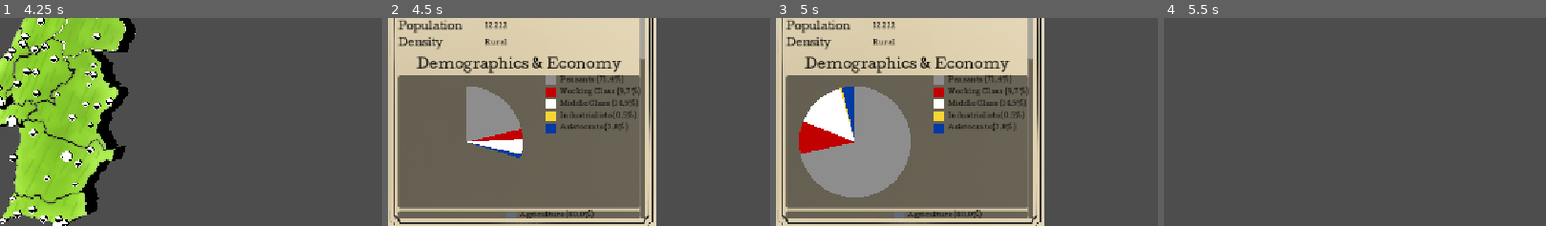
Above: before the commit, frames 1-4 (left to right).
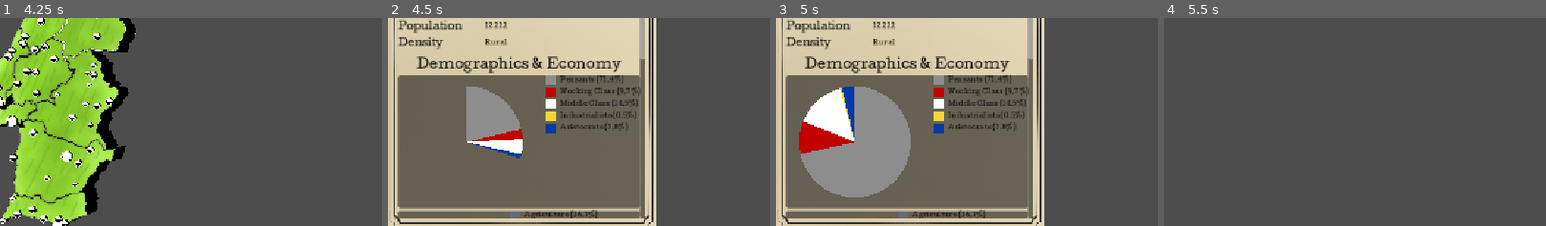
Above: after the commit, the same moments.

Repository: Rleite21/To-Govern-a-Storm--PROPER-
Game: Godot game, scene res://tscn/Portugal Map.tscn
Two runs of this game, one before a commit and one after it. Both use one fixed random seed, a clock stepped at 60 frames per second and the inputs below.
Inputs (mouse positions are % of the whole screen's width and height, from its top left):
- Up to frame 1 (4.25 s): tap Enter at 0.5, 2.75 s; move the mouse to (72, 46) at 0.52 s; hold D 0.53-1.28 s; hold Q 0.53-1.28 s; click (72, 46) at 0.67 s; tap Space at 0.77, 1.52, 2, 3.02, 3.5, 3.77 s; move the mouse to (30, 57) at 1.27 s; hold S 1.28-2.03 s; tap E at 1.35 s; click (30, 57) at 1.42 s; move the mouse to (60, 29) at 2.02 s; hold D 2.03-2.78 s; hold Ctrl 2.03-2.78 s; click (60, 29) at 2.17 s; move the mouse to (45, 72) at 2.77 s; hold W 2.78-3.53 s; tap Q at 2.85 s; click (45, 72) at 2.92 s; move the mouse to (80, 67) at 3.52 s; hold A from 3.53 s (still down); hold E from 3.53 s (still down); click (80, 67) at 3.67 s
- Up to frame 2 (4.5 s): keep holding A; move the mouse to (20, 36) at 4.27 s; release E at 4.28 s; tap Ctrl at 4.35 s; click (20, 36) at 4.42 s
- Up to frame 3 (5 s): keep holding A; tap Space at 4.52 s
- Up to frame 4 (5.5 s): release A at 5 s; click "X" at 5 s
The pictures show only the part of the screen within x 0-50%, y 37-87%; the shares and areas given below are measured in that part.

Frame 1 is identical in both runs. In frame 2, 0.3% of the frame differs, in the area x 31-55%, y 92-97%; in frame 3, 0.3%; in frame 4, nothing differs.

Commit message:
Economy Changes 0.1

Diff:
--- a/Data/Data Scripts/economic_sector_data.gd
+++ b/Data/Data Scripts/economic_sector_data.gd
@@ -3,6 +3,7 @@
 
 @export_group("Identification")
 @export var sector: EconomyEnums.Sector
+@export var id: int
 
 @export_group("Base Statistics")
 @export var baseline_weight: float = 0.0 # baseline weight to calculate the size within a city
@@ -10,7 +11,7 @@
 
 @export_group("Labour Requirements")
 # Amount of workers per unit of size of a given social class
-@export var required_labour: Dictionary[SocialClass.Type, float] = {}
+@export var required_labour: Dictionary[SocialClassEnums.Type, float] = {}
 
 @export_group("Production & Distribution")
 # Amount of products made per unit of size
@@ -18,6 +19,9 @@
 @export var sector_type: EconomyEnums.Sector_Type
 @export var required_raw_materials: Dictionary[EconomyEnums.Sector, float] = {}
 @export var distribution_cost_per_unit: float = 1.0
+
+@export_group("Property & Distribution")
+@export var class_ownership: Dictionary[SocialClassEnums.Type, float] = {}
 
 
 @export_group("Sector Interactions")
--- a/Data/Data Scripts/social_class_data.gd
+++ b/Data/Data Scripts/social_class_data.gd
@@ -8,3 +8,4 @@
 @export var default_traits: Array[SocialClassEnums.Trait] = []
 @export var militancy_noise: float = 10.0
 @export var consciousness_noise: float = 10.0
+@export var ownership: Array[float] = []
--- a/Data/tres/Social Classes/Aristocrats.tres
+++ b/Data/tres/Social Classes/Aristocrats.tres
@@ -7,4 +7,5 @@
 type = 4
 base_militancy = 100.0
 base_consciousness = 65.0
+ownership = Array[float]([0.78, 0.0, 0.35, 0.4, 0.5, 0.2, 0.4, 0.4, 0.2, 0.35, 0.4])
 metadata/_custom_type_script = "uid://bd62gn16vhaxd"
--- a/Data/tres/Social Classes/Industrialists.tres
+++ b/Data/tres/Social Classes/Industrialists.tres
@@ -7,4 +7,5 @@
 type = 3
 base_militancy = 60.0
 base_consciousness = 100.0
+ownership = Array[float]([0.14, 0.4, 0.45, 0.55, 0.4, 0.75, 0.55, 0.55, 0.65, 0.5, 0.5])
 metadata/_custom_type_script = "uid://bd62gn16vhaxd"
--- a/Data/tres/Social Classes/Middle_Class.tres
+++ b/Data/tres/Social Classes/Middle_Class.tres
@@ -6,4 +6,5 @@
 script = ExtResource("1_ovaes")
 type = 2
 base_consciousness = 75.0
+ownership = Array[float]([0.05, 0.0, 0.15, 0.05, 0.05, 0.025, 0.025, 0.0, 0.1, 0.15, 0.1])
 metadata/_custom_type_script = "uid://bd62gn16vhaxd"
--- a/Data/tres/Social Classes/Peasants.tres
+++ b/Data/tres/Social Classes/Peasants.tres
@@ -6,4 +6,5 @@
 script = ExtResource("1_abio5")
 base_militancy = 10.0
 base_consciousness = 10.0
+ownership = Array[float]([0.03, 0.0, 0.0, 0.0, 0.05, 0.0, 0.0, 0.05, 0.0, 0.0, 0.0])
 metadata/_custom_type_script = "uid://bd62gn16vhaxd"
--- a/Data/tres/Social Classes/Working_Class.tres
+++ b/Data/tres/Social Classes/Working_Class.tres
@@ -6,4 +6,5 @@
 script = ExtResource("1_w0sg0")
 type = 1
 base_militancy = 50.0
+ownership = Array[float]([0.0, 0.0, 0.05, 0.0, 0.05, 0.025, 0.025, 0.05, 0.05, 0.0, 0.0])
 metadata/_custom_type_script = "uid://bd62gn16vhaxd"
--- /dev/null
+++ b/Entity/Economy/economy_sector.gd
@@ -0,0 +1,15 @@
+class_name EconomySector
+extends RefCounted
+
+var type: Economy.Sector
+
+var size: float = 0.0
+var production: Dictionary = {}
+var workers: Dictionary[SocialClassEnums.Type, int] = {}
+var class_ownership: Dictionary[SocialClassEnums.Type, float] = {}
+
+var growth_rate: float = 0.0
+
+
+func _init(p_type: Economy.Sector) -> void:
+	type = p_type
--- a/Entity/National/City/city_economy.gd
+++ b/Entity/National/City/city_economy.gd
@@ -1,36 +1,64 @@
 class_name CityEconomy
 extends RefCounted
 
-var sizes := PackedFloat32Array()  # indexado por Economy.Sector
+var sectors: Dictionary[Economy.Sector, EconomySector] = {}
 
 
-func _init() -> void:
-	sizes.resize(Economy.Sector.size())
-
-func generate(population: float, traits: Array, specializations: Array[SectorSpecialization], rng: RandomNumberGenerator) -> void:
-	sizes.fill(0.0)
+func generate(
+	population: float,
+	traits: Array,
+	specializations: Array[SectorSpecialization],
+	rng: RandomNumberGenerator
+) -> void:
+	sectors.clear()
 
 	var prevalence_by_sector := {}
+
 	for spec in specializations:
 		prevalence_by_sector[spec.sector] = spec.prevalence
 
 	for s in Economy.Sector.values():
 		var suit := SectorSuitability.get_suitability(traits, s)
+
 		if suit <= 0.0:
 			if prevalence_by_sector.has(s):
-				push_warning("Specialization on %s ignored: suitability is 0 (missing trait?)" % Economy.Sector.keys()[s])
+				push_warning(
+					"Specialization on %s ignored: suitability is 0"
+					% Economy.Sector.keys()[s]
+				)
 			continue
-		var prevalence: float = prevalence_by_sector[s] if prevalence_by_sector.has(s) else rng.randf_range(1.0, 1.3)
-		sizes[s] = Economy.roll_size(population, s, suit, prevalence, rng)
 
-func get_size(sector: Economy.Sector) -> float:
-	return sizes[sector]
+		var prevalence: float = (
+			prevalence_by_sector[s]
+			if prevalence_by_sector.has(s)
+			else rng.randf_range(1.0, 1.3)
+		)
 
-func has_sector(sector: Economy.Sector) -> bool:
-	return sizes[sector] > 0.0
+		var sector := EconomySector.new(s)
+
+		sector.size = Economy.roll_size(
+			population,
+			s,
+			suit,
+			prevalence,
+			rng
+		)
+
+		sectors[s] = sector
+
+
+func get_sector(type: Economy.Sector) -> EconomySector:
+	return sectors.get(type)
+
+
+func has_sector(type: Economy.Sector) -> bool:
+	return sectors.has(type)
+
 
 func total_size() -> float:
-	var t := 0.0
-	for v in sizes:
-		t += v
-	return t
+	var total := 0.0
+
+	for sector in sectors.values():
+		total += sector.size
+
+	return total
--- a/Entity/Society/social_class.gd
+++ b/Entity/Society/social_class.gd
@@ -9,6 +9,7 @@
 var convictions: Dictionary = {}
 var traits: Array[SocialClassEnums.Trait] = []
 var wealth: float = 0.0
+var ownership: Array[float] = []
 
 var militancy: float = 0.0:
 	set(value):
@@ -50,10 +51,14 @@
 
 static func from_template(template: SocialClassTemplate, rng: RandomNumberGenerator) -> SocialClass:
 	var sc := SocialClass.new(template.type)
+
 	sc.militancy = template.base_militancy + rng.randf_range(-template.militancy_noise, template.militancy_noise)
 	sc.consciousness = template.base_consciousness + rng.randf_range(-template.consciousness_noise, template.consciousness_noise)
+
 	sc.convictions = template.convictions.duplicate(true)
 	sc.traits.assign(template.default_traits)
+	sc.ownership = template.ownership.duplicate()
+
 	return sc
 
 
--- a/UI/City Tab/city_tab.gd
+++ b/UI/City Tab/city_tab.gd
@@ -56,7 +56,7 @@
 
 	CityTabInfo.fill(data,name_label,tier_label,province_label,description_label,population_label,density_label)
 	CityTabSociety.fill(data, society_box, specializations_box, traits_box)
-	CityTabEconomy.fill(city, economy_chart)
+	fill_economy(city, economy_chart)
 
 	if city != null:
 		if city.demographics.social_classes.is_empty():
@@ -110,6 +110,21 @@
 
 	_demographics_popup = popup
 
+static func fill_economy(city: City, chart: PieChart) -> void:
+	if chart == null or city.economy == null:
+		return
+
+	var values: Dictionary = {}
+
+	for sector_type in city.economy.sectors:
+		var sector: EconomySector = city.economy.sectors[sector_type]
+		values[sector_type] = sector.size
+
+	chart.set_values_by_key(
+		values,
+		Economy.display_name,
+		true
+	)
 
 func _close_demographics() -> void:
 	if is_instance_valid(_demographics_popup):
--- a/UI/City Tab/city_tab_economy.gd
+++ b/UI/City Tab/city_tab_economy.gd
@@ -1,27 +1,26 @@
 class_name CityTabEconomy
-extends RefCounted
+extends Control
+
+signal closed
+
+var _city: City
+
+@onready var close_button: Button = %CloseButton
+@onready var ownership_chart: BoxContainer = %Ownership
 
 
-static func fill(city: City, chart: PieChart) -> void:
-	if chart == null:
+func setup(city: City) -> void:
+	_city = city
+
+
+func _ready() -> void:
+	close_button.pressed.connect(func(): closed.emit())
+	if _city == null:
 		return
-
-	var values: Dictionary = {}
-
-	for spec in city.data.specializations:
-		if spec == null:
-			continue
-
-		values[Economy.display_name(spec.sector)] = Economy.roll_size(
-			city.data.population,
-			spec.sector,
-			1.0,
-			spec.prevalence
-		)
-
-	chart.set_values(values, true)
-
+	if _city.demographics.social_classes.is_empty():
+		_city.initialize()
+	fill(_city, chart)
 
 static func clear(chart: PieChart) -> void:
 	if chart != null:
-		chart.set_values({})
+		chart.set_values_by_key({}, SocialClassEnums.type_to_string)
--- /dev/null
+++ b/tscn/UI/City_Tab_Economy.tscn
@@ -0,0 +1,148 @@
+[gd_scene format=3 uid="uid://c6jsg3yffm7ek"]
+
+[ext_resource type="Script" uid="uid://cyxlpgr7jsvpy" path="res://UI/City Tab/city_tab_economy.gd" id="1_jauda"]
+[ext_resource type="Theme" uid="uid://b6cm0nocpc35k" path="res://UI/ui_theme.tres" id="2_si5rr"]
+[ext_resource type="PackedScene" uid="uid://nj6w2ttgo0qi" path="res://tscn/UI/OrnateHSeparator.tscn" id="3_8elgd"]
+[ext_resource type="PackedScene" uid="uid://capq81ycu44wy" path="res://tscn/UI/Pie_Chart.tscn" id="4_mxueg"]
+
+[sub_resource type="LabelSettings" id="LabelSettings_qgd44"]
+font_size = 20
+font_color = Color(0.012617188, 0.012617188, 0.012617188, 1)
+
+[sub_resource type="LabelSettings" id="LabelSettings_p8160"]
+font_size = 20
+font_color = Color(0.012617188, 0.012617188, 0.012617188, 1)
+
+[node name="CityTab" type="PanelContainer" unique_id=808472461]
+anchors_preset = -1
+anchor_right = 0.35
+anchor_bottom = 0.85
+script = ExtResource("1_jauda")
+
+[node name="MarginContainer" type="MarginContainer" parent="." unique_id=354473496]
+layout_mode = 2
+theme_override_constants/margin_left = 15
+theme_override_constants/margin_top = 15
+theme_override_constants/margin_right = 15
+theme_override_constants/margin_bottom = 15
+
+[node name="ScrollContainer" type="ScrollContainer" parent="MarginContainer" unique_id=1003018428]
+layout_mode = 2
+mouse_filter = 0
+theme = ExtResource("2_si5rr")
+
+[node name="VBox" type="VBoxContainer" parent="MarginContainer/ScrollContainer" unique_id=11513643]
+layout_mode = 2
+size_flags_horizontal = 3
+size_flags_vertical = 3
+theme_override_constants/separation = 13
+
+[node name="Header" type="HBoxContainer" parent="MarginContainer/ScrollContainer/VBox" unique_id=1021751646]
+layout_mode = 2
+
+[node name="NameLabel" type="Label" parent="MarginContainer/ScrollContainer/VBox/Header" unique_id=1008583762]
+layout_mode = 2
+
+[node name="CloseButton" type="Button" parent="MarginContainer/ScrollContainer/VBox/Header" unique_id=1874354015]
+unique_name_in_owner = true
+layout_mode = 2
+offset_transform_enabled = true
+text = "X"
+
+[node name="HSeparator" parent="MarginContainer/ScrollContainer/VBox" unique_id=2121820605 instance=ExtResource("3_8elgd")]
+layout_mode = 2
+
+[node name="Stats" type="GridContainer" parent="MarginContainer/ScrollContainer/VBox" unique_id=498628557]
+layout_mode = 2
+theme_override_constants/h_separation = 35
+theme_override_constants/v_separation = 8
+columns = 2
+
+[node name="Title" type="Label" parent="MarginContainer/ScrollContainer/VBox" unique_id=1497551436]
+layout_mode = 2
+text = "Economy"
+label_settings = SubResource("LabelSettings_qgd44")
+horizontal_alignment = 1
+
+[node name="ChartsBox" type="VBoxContainer" parent="MarginContainer/ScrollContainer/VBox" unique_id=1584217906]
+layout_mode = 2
+
+[node name="SectorsChart" parent="MarginContainer/ScrollContainer/VBox/ChartsBox" unique_id=1266502682 instance=ExtResource("4_mxueg")]
+unique_name_in_owner = true
+layout_mode = 2
+size_flags_horizontal = 3
+size_flags_vertical = 3
+palette = PackedColorArray(0.55295557, 0.55295557, 0.55295545, 1, 0.76020277, 3.706068e-06, 4.813075e-07, 1, 8.609527, 8.6799555, 8.961672, 1, 0.9607843, 0.8392157, 0.19215687, 1, 4.3317677e-06, 0.22875336, 0.64688635, 1, 0.25882354, 0.83137256, 0.95686275, 1, 0.9411765, 0.19607843, 0.9019608, 1, 0.7490196, 0.9372549, 0.27058825, 1)
+
+[node name="Ownership & Capital" type="Label" parent="MarginContainer/ScrollContainer/VBox" unique_id=1436504290]
+layout_mode = 2
+text = "Ownership & Capital"
+label_settings = SubResource("LabelSettings_p8160")
+horizontal_alignment = 1
+
+[node name="Ownership" type="VBoxContainer" parent="MarginContainer/ScrollContainer/VBox" unique_id=754557123]
+layout_mode = 2
+
+[node name="Agriculture_Chart" parent="MarginContainer/ScrollContainer/VBox/Ownership" unique_id=948229080 instance=ExtResource("4_mxueg")]
+layout_mode = 2
+size_flags_horizontal = 3
+size_flags_vertical = 3
+palette = PackedColorArray(0.55295557, 0.55295557, 0.55295545, 1, 0.76020277, 3.706068e-06, 4.813075e-07, 1, 8.609527, 8.6799555, 8.961672, 1, 0.9607843, 0.8392157, 0.19215687, 1, 4.3317677e-06, 0.22875336, 0.64688635, 1, 0.25882354, 0.83137256, 0.95686275, 1, 0.9411765, 0.19607843, 0.9019608, 1, 0.7490196, 0.9372549, 0.27058825, 1)
+
+[node name="Agriculture_Chart2" parent="MarginContainer/ScrollContainer/VBox/Ownership" unique_id=68183812 instance=ExtResource("4_mxueg")]
+layout_mode = 2
+size_flags_horizontal = 3
+size_flags_vertical = 3
+palette = PackedColorArray(0.55295557, 0.55295557, 0.55295545, 1, 0.76020277, 3.706068e-06, 4.813075e-07, 1, 8.609527, 8.6799555, 8.961672, 1, 0.9607843, 0.8392157, 0.19215687, 1, 4.3317677e-06, 0.22875336, 0.64688635, 1, 0.25882354, 0.83137256, 0.95686275, 1, 0.9411765, 0.19607843, 0.9019608, 1, 0.7490196, 0.9372549, 0.27058825, 1)
+
+[node name="Agriculture_Chart3" parent="MarginContainer/ScrollContainer/VBox/Ownership" unique_id=1182362916 instance=ExtResource("4_mxueg")]
+layout_mode = 2
+size_flags_horizontal = 3
+size_flags_vertical = 3
+palette = PackedColorArray(0.55295557, 0.55295557, 0.55295545, 1, 0.76020277, 3.706068e-06, 4.813075e-07, 1, 8.609527, 8.6799555, 8.961672, 1, 0.9607843, 0.8392157, 0.19215687, 1, 4.3317677e-06, 0.22875336, 0.64688635, 1, 0.25882354, 0.83137256, 0.95686275, 1, 0.9411765, 0.19607843, 0.9019608, 1, 0.7490196, 0.9372549, 0.27058825, 1)
+
+[node name="Agriculture_Chart4" parent="MarginContainer/ScrollContainer/VBox/Ownership" unique_id=313844909 instance=ExtResource("4_mxueg")]
+layout_mode = 2
+size_flags_horizontal = 3
+size_flags_vertical = 3
+palette = PackedColorArray(0.55295557, 0.55295557, 0.55295545, 1, 0.76020277, 3.706068e-06, 4.813075e-07, 1, 8.609527, 8.6799555, 8.961672, 1, 0.9607843, 0.8392157, 0.19215687, 1, 4.3317677e-06, 0.22875336, 0.64688635, 1, 0.25882354, 0.83137256, 0.95686275, 1, 0.9411765, 0.19607843, 0.9019608, 1, 0.7490196, 0.9372549, 0.27058825, 1)
+
+[node name="Agriculture_Chart5" parent="MarginContainer/ScrollContainer/VBox/Ownership" unique_id=2015086811 instance=ExtResource("4_mxueg")]
+layout_mode = 2
+size_flags_horizontal = 3
+size_flags_vertical = 3
+palette = PackedColorArray(0.55295557, 0.55295557, 0.55295545, 1, 0.76020277, 3.706068e-06, 4.813075e-07, 1, 8.609527, 8.6799555, 8.961672, 1, 0.9607843, 0.8392157, 0.19215687, 1, 4.3317677e-06, 0.22875336, 0.64688635, 1, 0.25882354, 0.83137256, 0.95686275, 1, 0.9411765, 0.19607843, 0.9019608, 1, 0.7490196, 0.9372549, 0.27058825, 1)
+
+[node name="Agriculture_Chart6" parent="MarginContainer/ScrollContainer/VBox/Ownership" unique_id=1341588529 instance=ExtResource("4_mxueg")]
+layout_mode = 2
+size_flags_horizontal = 3
+size_flags_vertical = 3
+palette = PackedColorArray(0.55295557, 0.55295557, 0.55295545, 1, 0.76020277, 3.706068e-06, 4.813075e-07, 1, 8.609527, 8.6799555, 8.961672, 1, 0.9607843, 0.8392157, 0.19215687, 1, 4.3317677e-06, 0.22875336, 0.64688635, 1, 0.25882354, 0.83137256, 0.95686275, 1, 0.9411765, 0.19607843, 0.9019608, 1, 0.7490196, 0.9372549, 0.27058825, 1)
+
+[node name="Agriculture_Chart7" parent="MarginContainer/ScrollContainer/VBox/Ownership" unique_id=1405055676 instance=ExtResource("4_mxueg")]
+layout_mode = 2
+size_flags_horizontal = 3
+size_flags_vertical = 3
+palette = PackedColorArray(0.55295557, 0.55295557, 0.55295545, 1, 0.76020277, 3.706068e-06, 4.813075e-07, 1, 8.609527, 8.6799555, 8.961672, 1, 0.9607843, 0.8392157, 0.19215687, 1, 4.3317677e-06, 0.22875336, 0.64688635, 1, 0.25882354, 0.83137256, 0.95686275, 1, 0.9411765, 0.19607843, 0.9019608, 1, 0.7490196, 0.9372549, 0.27058825, 1)
+
+[node name="Agriculture_Chart8" parent="MarginContainer/ScrollContainer/VBox/Ownership" unique_id=1851132233 instance=ExtResource("4_mxueg")]
+layout_mode = 2
+size_flags_horizontal = 3
+size_flags_vertical = 3
+palette = PackedColorArray(0.55295557, 0.55295557, 0.55295545, 1, 0.76020277, 3.706068e-06, 4.813075e-07, 1, 8.609527, 8.6799555, 8.961672, 1, 0.9607843, 0.8392157, 0.19215687, 1, 4.3317677e-06, 0.22875336, 0.64688635, 1, 0.25882354, 0.83137256, 0.95686275, 1, 0.9411765, 0.19607843, 0.9019608, 1, 0.7490196, 0.9372549, 0.27058825, 1)
+
+[node name="Agriculture_Chart9" parent="MarginContainer/ScrollContainer/VBox/Ownership" unique_id=743409160 instance=ExtResource("4_mxueg")]
+layout_mode = 2
+size_flags_horizontal = 3
+size_flags_vertical = 3
+palette = PackedColorArray(0.55295557, 0.55295557, 0.55295545, 1, 0.76020277, 3.706068e-06, 4.813075e-07, 1, 8.609527, 8.6799555, 8.961672, 1, 0.9607843, 0.8392157, 0.19215687, 1, 4.3317677e-06, 0.22875336, 0.64688635, 1, 0.25882354, 0.83137256, 0.95686275, 1, 0.9411765, 0.19607843, 0.9019608, 1, 0.7490196, 0.9372549, 0.27058825, 1)
+
+[node name="Agriculture_Chart10" parent="MarginContainer/ScrollContainer/VBox/Ownership" unique_id=1369048679 instance=ExtResource("4_mxueg")]
+layout_mode = 2
+size_flags_horizontal = 3
+size_flags_vertical = 3
+palette = PackedColorArray(0.55295557, 0.55295557, 0.55295545, 1, 0.76020277, 3.706068e-06, 4.813075e-07, 1, 8.609527, 8.6799555, 8.961672, 1, 0.9607843, 0.8392157, 0.19215687, 1, 4.3317677e-06, 0.22875336, 0.64688635, 1, 0.25882354, 0.83137256, 0.95686275, 1, 0.9411765, 0.19607843, 0.9019608, 1, 0.7490196, 0.9372549, 0.27058825, 1)
+
+[node name="HSeparator2" parent="MarginContainer/ScrollContainer/VBox" unique_id=936750761 instance=ExtResource("3_8elgd")]
+layout_mode = 2
+emblem_height = 60
Not shown, changed: Data/csv files/Cities.csv.import
Not shown, added: Entity/Economy/economy_sector.gd.uid
